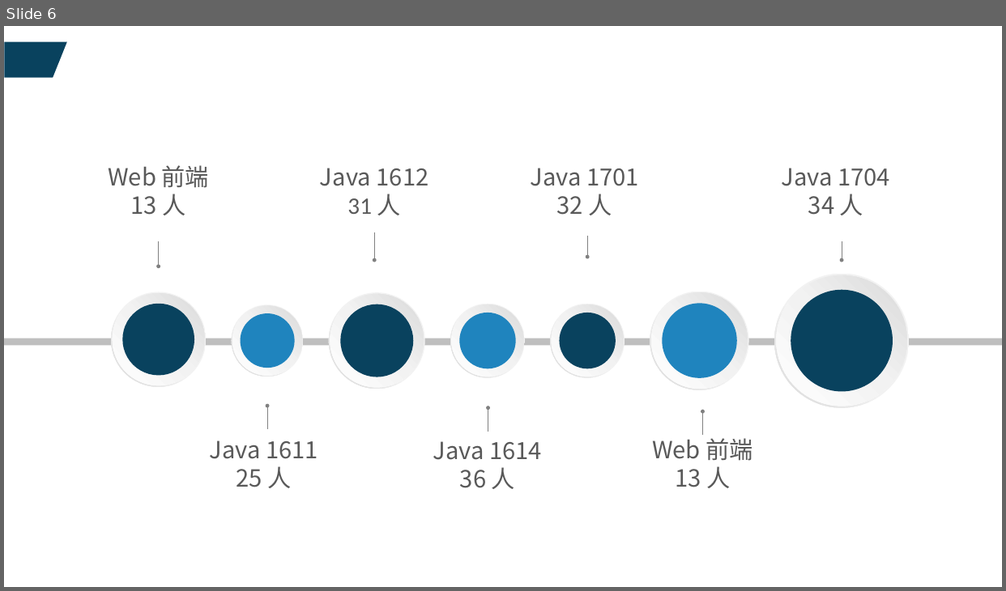
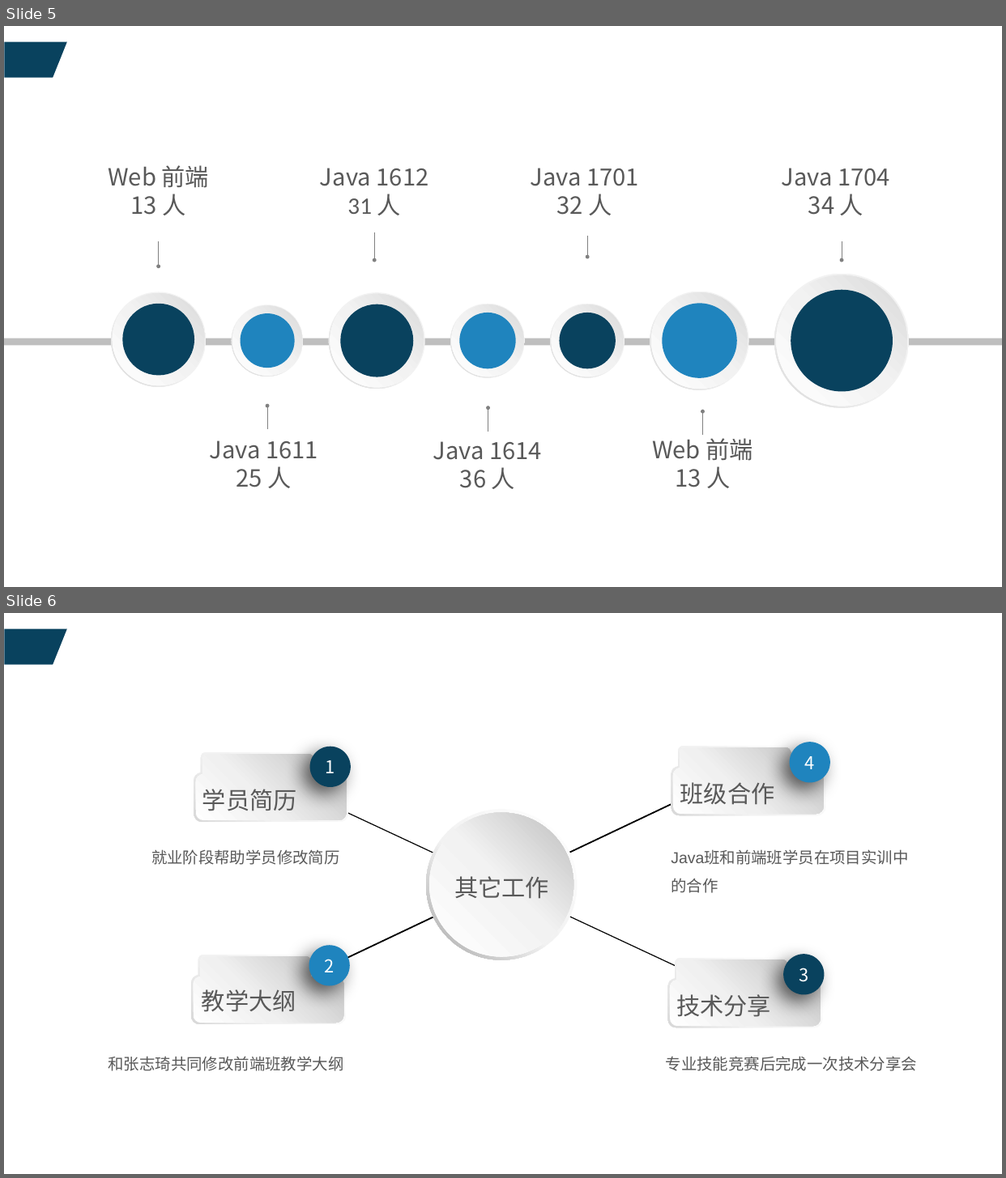
Before and after one commit to Ovaphlow/ovaphlow-config.files, a slide deck: 王绪楠.pptx. Shown one above the other, each under a label of ours: slide 6 before the commit, slides 5 and 6 after it. The pictures are 1006x591 and 1006x1178 pixels, drawn with LibreOffice and Linux fonts; fonts in the diff are those of the drawing; background and template pictures are left out. Boxes give left, top, right and bottom in pixels: in the first picture for what was removed or moved away, otherwise in the second. Text is boxed around its words. In the diff, an @@ line names an element or a change of style, - is before the commit and + after.

```diff
--- a/王绪楠.pptx
+++ b/王绪楠.pptx
@@ slide 6 added at (x1=4, y1=613, x2=1002, y2=1174), background picture (left out) @@
@@ freeform shape added at (x1=4, y1=628, x2=66, y2=664), fill #09425E @@
@@ freeform shape added at (x1=194, y1=753, x2=349, y2=822), fill gradient #FFFFFF to #F2F2F2 to #D9D9D9 @@
@@ freeform shape added at (x1=196, y1=754, x2=346, y2=821), fill gradient #FFFFFF to #F0F0F0 to #BFBFBF @@
@@ ellipse added at (x1=310, y1=747, x2=351, y2=787), fill #09425E, 18 pt, text #FFFFFF @@
+1
@@ freeform shape added at (x1=671, y1=747, x2=826, y2=816), fill gradient #FFFFFF to #F2F2F2 to #D9D9D9 @@
@@ freeform shape added at (x1=673, y1=747, x2=824, y2=815), fill gradient #FFFFFF to #F0F0F0 to #BFBFBF @@
@@ ellipse added at (x1=790, y1=742, x2=830, y2=782), fill #1F84BE, 18 pt, text #FFFFFF @@
+4
@@ line added from (253, 1003) to (751, 767), #000000 1.5 pt @@
@@ text added at (x1=680, y1=782, x2=775, y2=805), 24 pt, text #595959 @@
+班级合作
@@ text added at (x1=202, y1=789, x2=297, y2=811), 24 pt, text #595959 @@
+学员简历
@@ line added from (700, 977) to (304, 793), #000000 1 pt @@
@@ donut added at (x1=426, y1=810, x2=577, y2=960), fill gradient #FFFFFF to #F2F2F2 to #A6A6A6 @@
@@ ellipse added at (x1=429, y1=812, x2=573, y2=956), fill gradient #FFFFFF to #F2F2F2 to #BFBFBF @@
@@ text added at (x1=151, y1=850, x2=340, y2=865), 16 pt, text #595959 @@
+就业阶段帮助学员修改简历
@@ text added at (x1=664, y1=834, x2=931, y2=899), 16 pt, text #595959 @@
+Java班和前端班学员在项目实训中的合作
@@ text added at (x1=454, y1=876, x2=549, y2=899), 24 pt, text #595959 @@
+其它工作
@@ ellipse added at (x1=309, y1=945, x2=350, y2=986), fill #1F84BE, 18 pt, text #FFFFFF @@
+2
@@ freeform shape added at (x1=191, y1=955, x2=346, y2=1024), fill gradient #FFFFFF to #F2F2F2 to #D9D9D9 @@
@@ freeform shape added at (x1=194, y1=956, x2=344, y2=1023), fill gradient #FFFFFF to #F0F0F0 to #BFBFBF @@
@@ freeform shape added at (x1=668, y1=959, x2=823, y2=1029), fill gradient #FFFFFF to #F2F2F2 to #D9D9D9 @@
@@ freeform shape added at (x1=670, y1=960, x2=820, y2=1027), fill gradient #FFFFFF to #F0F0F0 to #BFBFBF @@
@@ ellipse added at (x1=783, y1=954, x2=824, y2=995), fill #09425E, 18 pt, text #FFFFFF @@
+3
@@ text added at (x1=202, y1=990, x2=296, y2=1012), 24 pt, text #595959 @@
+教学大纲
@@ text added at (x1=676, y1=995, x2=771, y2=1017), 24 pt, text #595959 @@
+技术分享
@@ text added at (x1=108, y1=1056, x2=344, y2=1071), 16 pt, text #595959 @@
+和张志琦共同修改前端班教学大纲
@@ text added at (x1=666, y1=1056, x2=917, y2=1071), 16 pt, text #595959 @@
+专业技能竞赛后完成一次技术分享会
@@ what was slide 6 is now slide 5 @@
```
Also in this commit, not shown: 3 slides changed, 4 other slides added, 2 slides removed, 1 other file.
